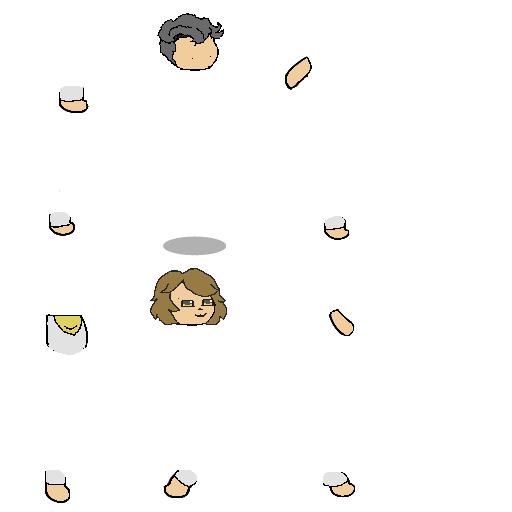
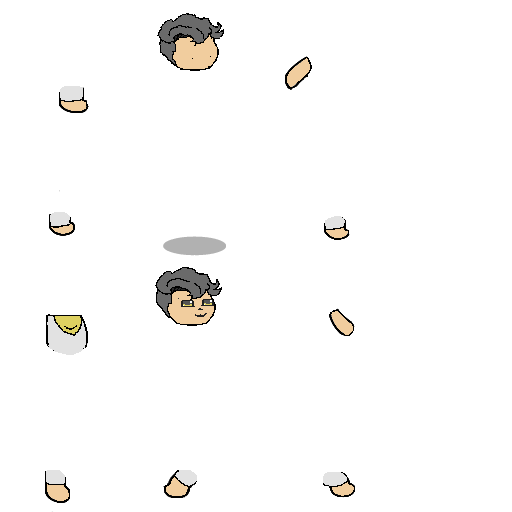
Comparing the layer stacks of the two 512 x 512 images. Changes:
showed "main hair" (1st of 2), moved it above "main hair Copy" over [155, 267, 222, 318]
hid "main hair" (2nd of 2), moved it above "lowerhair" over [149, 268, 227, 325]
